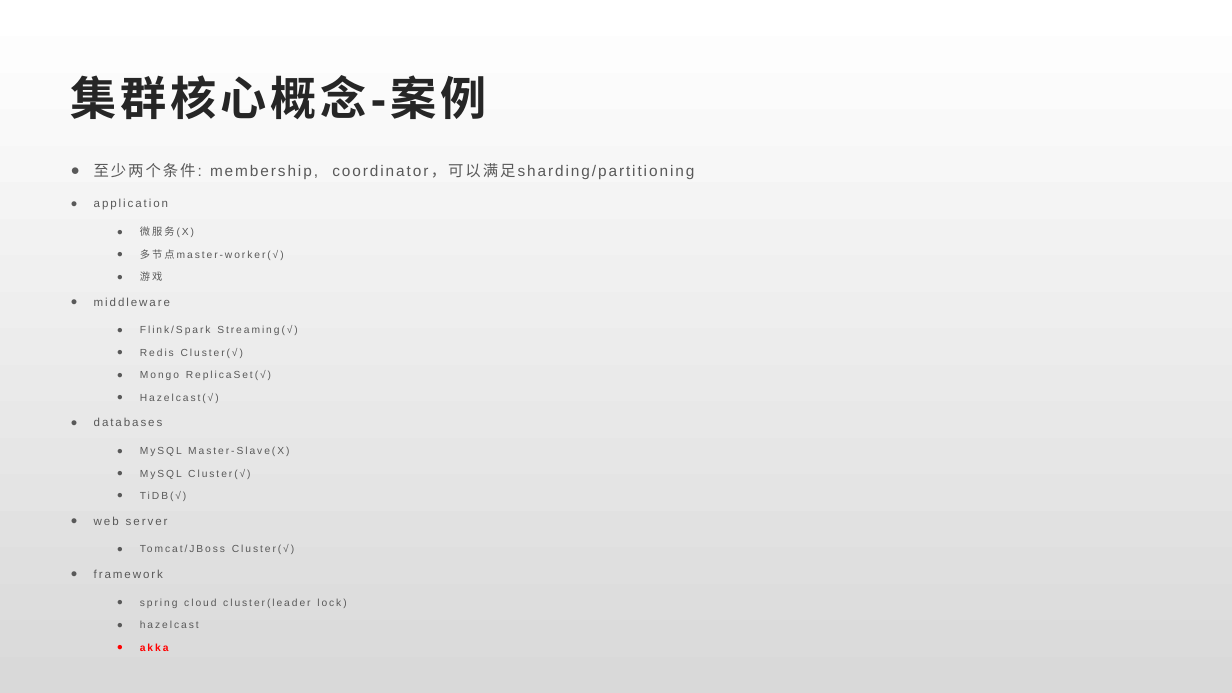
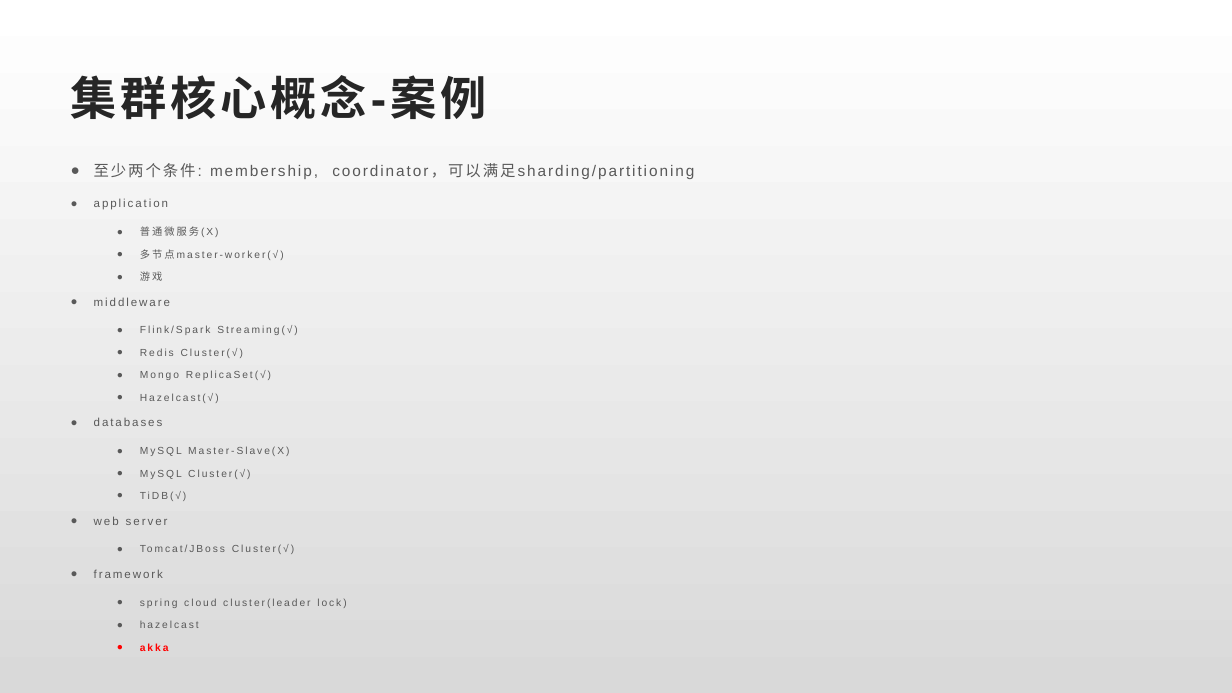
Before and after one commit to xiaozhiliaoo/my-slides, a slide deck: slide 3 of akka-classic-cluster.pptx. Drawn at 1232x693 pixels with LibreOffice and Linux fonts; fonts in the diff are those of the drawing. Boxes give left, top, right and bottom in pixels: in the first picture for what was removed or moved away, otherwise in the second. Text is boxed around its words. In the diff, an @@ line names an element or a change of style, - is before the commit and + after.

```diff
--- a/akka-classic-cluster.pptx
+++ b/akka-classic-cluster.pptx
@@ text at bbox=[140, 226, 219, 237]: text changed @@
-  ● 微服务(X)
+  ● 普通微服务(X)
```
Also in this commit, not shown: 6 other slides changed, 1 slide added.
